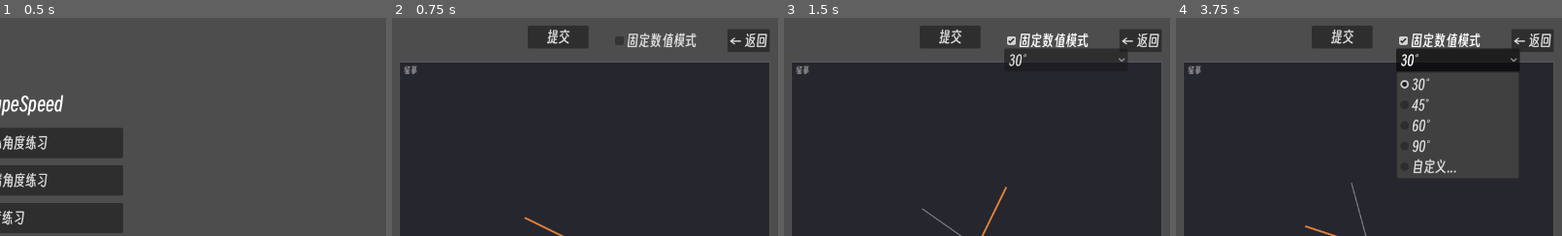
Above: before the commit, frames 1-4 (left to right).
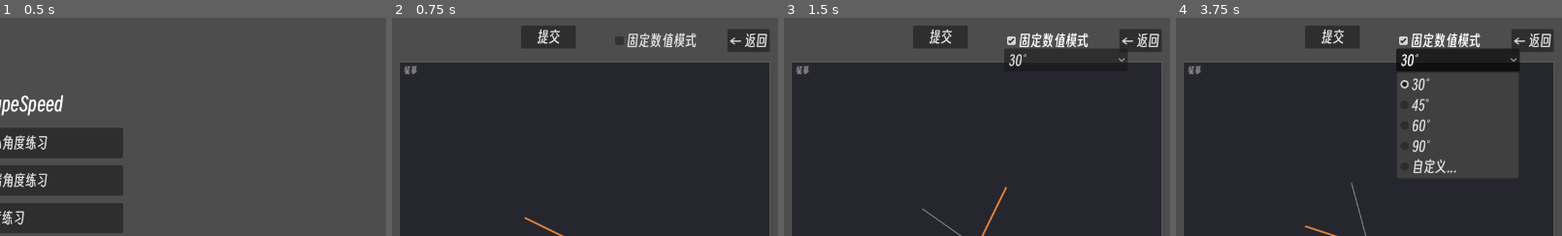
Above: after the commit, the same moments.

Repository: Andl-Liu/ShapeSpeed
Game: Godot game, scene res://src/scenes/menu.tscn
Two runs of this game, one before a commit and one after it. Both use one fixed random seed, a clock stepped at 60 frames per second and the inputs below.
Inputs:
- Up to frame 1 (0.5 s): no input
- Up to frame 2 (0.75 s): click "固定中心角度练习" at 0.5 s
- Up to frame 3 (1.5 s): click "固定数值模式" at 1.25 s
- Up to frame 4 (3.75 s): click "提交" at 2 s; click "下一题" at 2.75 s; click "30°" at 3.5 s
The pictures show only the part of the screen within x 50-100%, y 0-50%; the shares and areas given below are measured in that part.

Frame 1 is identical in both runs. In frame 2, 0.9% of the frame differs, in the area x 33-51%, y 3-14%; in frame 3, 0.9%; in frame 4, 0.9%.

Commit message:
给长度模式添加了控制线条方向的设置按钮

Diff:
--- a/check_new_exercise.gd
+++ b/check_new_exercise.gd
@@ -155,6 +155,32 @@
 		"fixed session options mismatch: %s" % opts)
 	assert(length_exercise.build_random_session_options() == {"is_fixed_length_mode": false},
 		"random session options mismatch")
+
+	# 方向模式：竖直 → dx≈0；水平 → dy≈0；大倍数延长触发回退时仍保持模式方向
+	assert(length_exercise.has_gear_button(), "length should show gear button")
+	length_exercise.is_fixed_length_mode = false
+	length_exercise.direction_mode = 1
+	for i in range(100):
+		length_exercise.generate(0)
+		var v_line: Dictionary = length_exercise.get_target_draw_date()[0]
+		assert(absf(v_line["from"].x - v_line["to"].x) < 0.001, "vertical mode should have dx≈0")
+
+	length_exercise.direction_mode = 2
+	for i in range(100):
+		length_exercise.generate(0)
+		var h_line: Dictionary = length_exercise.get_target_draw_date()[0]
+		assert(absf(h_line["from"].y - h_line["to"].y) < 0.001, "horizontal mode should have dy≈0")
+
+	length_exercise.is_fixed_length_mode = true
+	length_exercise.fixed_ratio = 9.0
+	length_exercise.direction_mode = 1
+	for i in range(50):
+		length_exercise.generate(0)
+		var vf_line: Dictionary = length_exercise.get_target_draw_date()[0]
+		assert(absf(vf_line["from"].x - vf_line["to"].x) < 0.001, "vertical fixed mode should stay vertical")
+
+	length_exercise.is_fixed_length_mode = false
+	length_exercise.direction_mode = 0
 
 	# ══ 自由线段练习 ══
 	const FreeSegmentScript := preload("res://src/exercises/free_segment_exercise.gd")
--- a/src/exercises/base_exercise.gd
+++ b/src/exercises/base_exercise.gd
@@ -42,6 +42,10 @@
 
 ## 是否有固定数值模式（如固定角度、固定长度等）
 func has_fixed_value_mode() -> bool:
+	return false
+
+## 是否显示齿轮按钮（点击展开参数面板；默认关闭，长度练习打开）
+func has_gear_button() -> bool:
 	return false
 
 ## 返回固定数值模式下的预设选项列表
--- a/src/exercises/length_exercise.gd
+++ b/src/exercises/length_exercise.gd
@@ -28,6 +28,9 @@
 
 ## 固定数值模式下用户选择/输入的显示文本（用于提示，如 "2/5"、"3"）
 @export var fixed_ratio_text: String = ""
+
+## 方向模式：0=随机 1=竖直 2=水平
+@export var direction_mode: int = 0
 
 ## 颜色相关
 @export var color_target    := Settings.COLORS.target
@@ -54,6 +57,14 @@
 ## 返回单位方向向量（沿线段倾斜方向）
 func _get_direction() -> Vector2:
 	return GeometryUtils.line_endpoint(Vector2.ZERO, _line_angle_deg, 1.0)
+
+
+## 按方向模式采样线段方向角：随机 / 竖直(90°) / 水平(0°)
+func _sample_direction_angle() -> float:
+	match direction_mode:
+		1: return 90.0
+		2: return 0.0
+		_: return randf_range(0.0, 180.0)
 
 
 ## 判断逻辑点是否位于"距区域边缘 ≥ EDGE_MARGIN"的边界框内
@@ -165,7 +176,7 @@
 
 	var found := false
 	for i in range(64):
-		_line_angle_deg = randf_range(0.0, 180.0)
+		_line_angle_deg = _sample_direction_angle()
 		_original_length = randf_range(min_length, LINE_LENGTH_MAX)
 		var dir: Vector2 = _get_direction()
 		var extent: float = _original_length * extent_ratio
@@ -175,8 +186,11 @@
 			break
 
 	if not found:
-		# 回退：对角方向 max(|cos|,|sin|) 最小，能容纳最长的线段
-		_line_angle_deg = 45.0 if randi() % 2 == 0 else 135.0
+		# 回退：竖直/水平保持模式方向；随机模式用对角方向（容纳最长线段）
+		if direction_mode == 0:
+			_line_angle_deg = 45.0 if randi() % 2 == 0 else 135.0
+		else:
+			_line_angle_deg = _sample_direction_angle()
 		var dir: Vector2 = _get_direction()
 		var max_component: float = maxf(absf(dir.x), absf(dir.y))
 		var max_extent: float = (Settings.CANVAS.default_size.x - 2.0 * EDGE_MARGIN) / max_component
@@ -351,6 +365,11 @@
 	return true
 
 
+## 显示齿轮按钮（内含随机/竖直/水平方向选项）
+func has_gear_button() -> bool:
+	return true
+
+
 ## 预设比值（分数=等分，倍数=延长）
 func get_fixed_value_options() -> Array:
 	return [0.5, 1.0 / 3.0, 0.25, 0.2, 0.4, 2.0, 3.0]
--- a/src/main.gd
+++ b/src/main.gd
@@ -28,6 +28,7 @@
 var _press_time_msec: int = 0                 # 最近一次按下的时间戳
 var _last_drag_position: Vector2 = Vector2.ZERO  # 相对拖动时上一次的位置
 var _drag_pop_played: bool = false            # 本次按下是否已播过拖动提示音
+var _direction_mode: int = 0                  # 长度练习方向模式：0=随机 1=竖直 2=水平
 
 ## 两个区域的屏幕坐标矩形（每帧 _draw 前更新）
 var _original_rect := Rect2()
@@ -51,6 +52,11 @@
 @onready var _fixed_checkbox: CheckBox = $UI/FixedValueCheckBox
 @onready var _fixed_dropdown: OptionButton = $UI/FixedValueDropdown
 @onready var _fixed_custom_input: LineEdit = $UI/FixedValueCustomInput
+@onready var _gear_btn: Button = $UI/GearButton
+@onready var _direction_panel: PanelContainer = $UI/DirectionPanel
+@onready var _direction_random_radio: CheckBox = $UI/DirectionPanel/Margin/VBox/DirectionRandomRadio
+@onready var _direction_vertical_radio: CheckBox = $UI/DirectionPanel/Margin/VBox/DirectionVerticalRadio
+@onready var _direction_horizontal_radio: CheckBox = $UI/DirectionPanel/Margin/VBox/DirectionHorizontalRadio
 
 
 # ── 生命周期 ──
@@ -63,11 +69,15 @@
 
 	_submit_btn.pressed.connect(_on_submit_pressed)
 	_back_btn.pressed.connect(_on_back_pressed)
+	_gear_btn.pressed.connect(_on_gear_button_pressed)
 
 	# 固定数值模式 UI 连接
 	_fixed_checkbox.toggled.connect(_on_fixed_value_checkbox_toggled)
 	_fixed_dropdown.item_selected.connect(_on_fixed_value_dropdown_selected)
 	_fixed_custom_input.text_submitted.connect(_on_fixed_value_custom_submitted)
+	_direction_random_radio.toggled.connect(_on_direction_radio_toggled.bind(0))
+	_direction_vertical_radio.toggled.connect(_on_direction_radio_toggled.bind(1))
+	_direction_horizontal_radio.toggled.connect(_on_direction_radio_toggled.bind(2))
 
 	# 启动第一题
 	GameManager.start_new_exercise()
@@ -437,6 +447,8 @@
 
 	# 固定数值模式 UI 更新
 	_update_fixed_value_ui()
+	# 方向模式 UI 更新
+	_update_direction_ui()
 
 	queue_redraw()
 
@@ -609,10 +621,52 @@
 		if idx >= 0:
 			display_text = _fixed_dropdown.get_item_text(idx)
 	GameManager.session_options = _exercise.build_fixed_value_session_options(_selected_fixed_value, display_text)
+	_apply_direction_to_session_options()
 	GameManager.regenerate_exercise()
 
 
 ## 关闭固定数值模式，重新生成普通练习（不增加回合数）
 func _regenerate_without_fixed_value() -> void:
 	GameManager.session_options = _exercise.build_random_session_options()
+	_apply_direction_to_session_options()
 	GameManager.regenerate_exercise()
+
+
+# ── 齿轮参数面板 UI 逻辑（随机/竖直/水平，长度练习） ──
+
+## 根据当前练习更新齿轮按钮的可见性，并同步面板内方向选项的选中状态
+func _update_direction_ui() -> void:
+	var show: bool = _exercise != null and _exercise.has_gear_button()
+	_gear_btn.visible = show
+	if not show:
+		_direction_panel.visible = false
+		return
+
+	# 从当前练习同步方向模式（首次进入默认随机），用 no_signal 避免触发重新生成
+	if "direction_mode" in _exercise:
+		_direction_mode = _exercise.direction_mode
+	_direction_random_radio.set_pressed_no_signal(_direction_mode == 0)
+	_direction_vertical_radio.set_pressed_no_signal(_direction_mode == 1)
+	_direction_horizontal_radio.set_pressed_no_signal(_direction_mode == 2)
+
+
+## 齿轮按钮：展开/收起方向参数面板
+func _on_gear_button_pressed() -> void:
+	_direction_panel.visible = not _direction_panel.visible
+
+
+## 方向单选项切换：更新模式并重新生成当前练习（不增加回合数）
+func _on_direction_radio_toggled(pressed: bool, mode: int) -> void:
+	if not pressed:
+		return
+	if _direction_mode == mode:
+		return
+	_direction_mode = mode
+	_apply_direction_to_session_options()
+	GameManager.regenerate_exercise()
+
+
+## 把当前方向模式写入会话参数（仅对支持方向模式的练习）
+func _apply_direction_to_session_options() -> void:
+	if _exercise and _exercise.has_gear_button():
+		GameManager.session_options["direction_mode"] = _direction_mode
--- a/src/scenes/main.tscn
+++ b/src/scenes/main.tscn
@@ -1,6 +1,8 @@
 [gd_scene format=3 uid="uid://dsqede6ntfcwn"]
 
 [ext_resource type="Script" uid="uid://sli4k14v2obl" path="res://src/main.gd" id="1_kkvs4"]
+
+[sub_resource type="ButtonGroup" id="ButtonGroup_direction"]
 
 [node name="Main" type="Node2D" unique_id=1323266013]
 script = ExtResource("1_kkvs4")
@@ -9,12 +11,22 @@
 [node name="UI" type="CanvasLayer" parent="." unique_id=1645914304]
 
 [node name="SubmitBtn" type="Button" parent="UI" unique_id=1975178440]
-offset_left = 861.0
+anchors_preset = -1
+offset_left = 850.0
 offset_top = 14.0
-offset_right = 961.0
+offset_right = 940.0
 offset_bottom = 50.0
 size_flags_horizontal = 4
 text = "提交"
+
+[node name="GearButton" type="Button" parent="UI" unique_id=489867330]
+anchors_preset = -1
+offset_left = 950.0
+offset_top = 14.0
+offset_right = 987.0
+offset_bottom = 50.0
+theme_override_font_sizes/font_size = 20
+text = "⚙"
 
 [node name="HintLabel" type="Label" parent="UI" unique_id=293832943]
 offset_left = 340.0
@@ -33,7 +45,7 @@
 theme_override_font_sizes/font_size = 24
 text = "总分: 0"
 
-[node name="TimeLabel" type="Label" parent="UI"]
+[node name="TimeLabel" type="Label" parent="UI" unique_id=1406862446]
 offset_left = 8.0
 offset_top = 40.0
 offset_right = 210.0
@@ -76,6 +88,43 @@
 grow_horizontal = 0
 placeholder_text = "输入自定义角度..."
 
+[node name="DirectionPanel" type="PanelContainer" parent="UI" unique_id=1902863870]
+visible = false
+anchors_preset = 1
+anchor_left = 1.0
+anchor_right = 1.0
+offset_left = -300.0
+offset_top = 118.0
+offset_right = -20.0
+offset_bottom = 212.0
+grow_horizontal = 0
+
+[node name="Margin" type="MarginContainer" parent="UI/DirectionPanel" unique_id=1070288470]
+layout_mode = 2
+theme_override_constants/margin_left = 12
+theme_override_constants/margin_top = 8
+theme_override_constants/margin_right = 12
+theme_override_constants/margin_bottom = 8
+
+[node name="VBox" type="VBoxContainer" parent="UI/DirectionPanel/Margin" unique_id=519945515]
+layout_mode = 2
+theme_override_constants/separation = 4
+
+[node name="DirectionRandomRadio" type="CheckBox" parent="UI/DirectionPanel/Margin/VBox" unique_id=1224793679]
+layout_mode = 2
+button_group = SubResource("ButtonGroup_direction")
+text = "随机"
+
+[node name="DirectionVerticalRadio" type="CheckBox" parent="UI/DirectionPanel/Margin/VBox" unique_id=1296000852]
+layout_mode = 2
+button_group = SubResource("ButtonGroup_direction")
+text = "竖直"
+
+[node name="DirectionHorizontalRadio" type="CheckBox" parent="UI/DirectionPanel/Margin/VBox" unique_id=1524356212]
+layout_mode = 2
+button_group = SubResource("ButtonGroup_direction")
+text = "水平"
+
 [node name="BackBtn" type="Button" parent="UI" unique_id=1584017154]
 anchors_preset = -1
 anchor_left = 1.0
